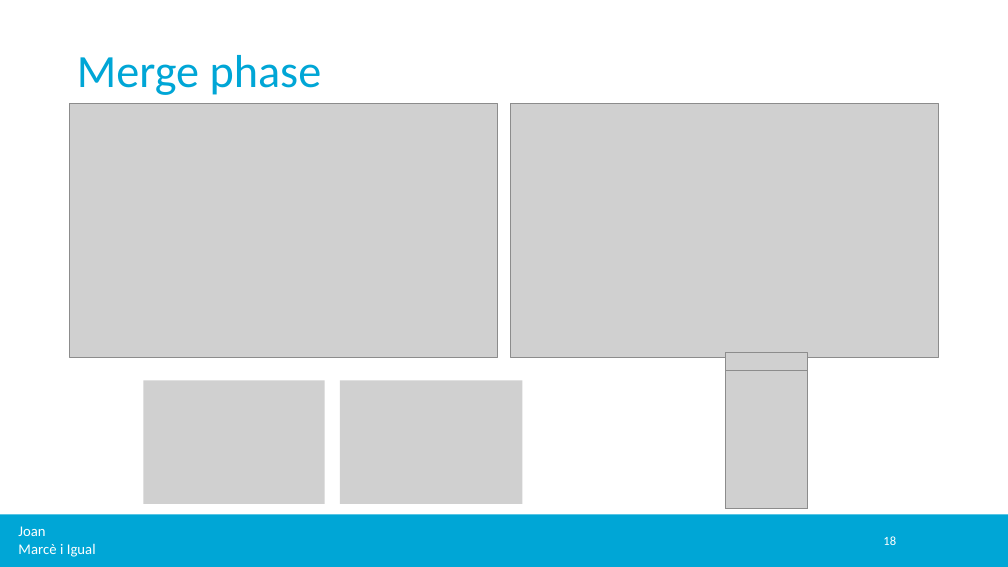
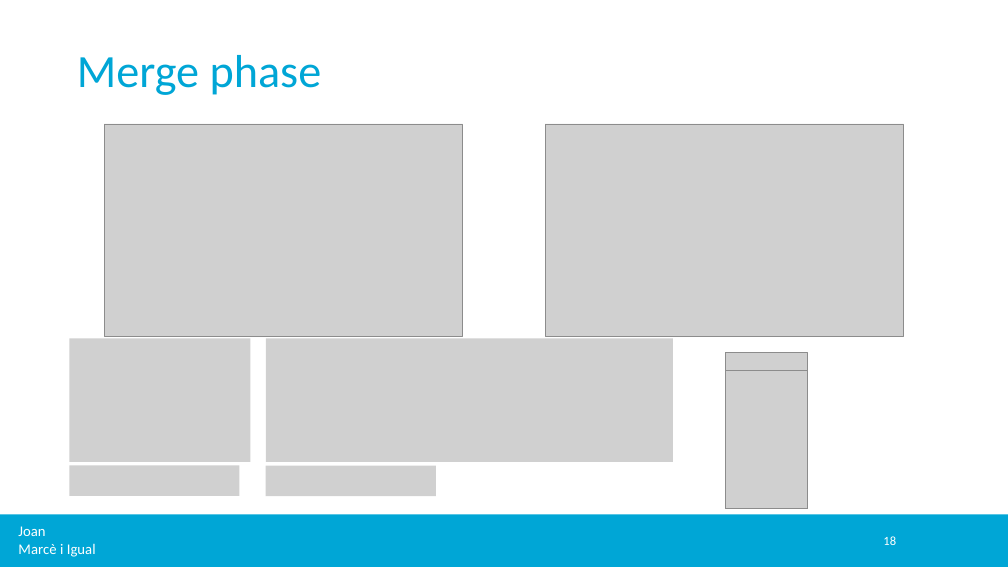
Before and after one commit to jmigual/APATeoria, a slide deck: slide 18 of Notes/TFM_presentations/2020_05_06/2020_05_06.pptx. Drawn at 1008x567 pixels with LibreOffice and Linux fonts; fonts in the diff are those of the drawing; grey boxes stand for pictures; background and template pictures are left out. Boxes give left, top, right and bottom in pixels: in the first picture for what was removed or moved away, otherwise in the second. Text is boxed around its words. In the diff, an @@ line names an element or a change of style, - is before the commit and + after.

```diff
--- a/Notes/TFM_presentations/2020_05_06/2020_05_06.pptx
+++ b/Notes/TFM_presentations/2020_05_06/2020_05_06.pptx
@@ picture: place and size @@
-picture at [70, 104, 498, 358]
+picture at [104, 124, 463, 337]
@@ picture: place and size @@
-picture at [510, 104, 939, 358]
+picture at [545, 124, 904, 337]
@@ picture: place and size @@
-picture at [144, 380, 325, 504]
+picture at [70, 339, 251, 463]
@@ picture: place and size @@
-picture at [340, 380, 523, 504]
+picture at [266, 339, 448, 463]
@@ picture added at [448, 339, 673, 463] @@
@@ picture added at [70, 466, 240, 496] @@
@@ picture added at [266, 466, 436, 496] @@
```
Also in this commit, not shown: 1 other slide changed.
